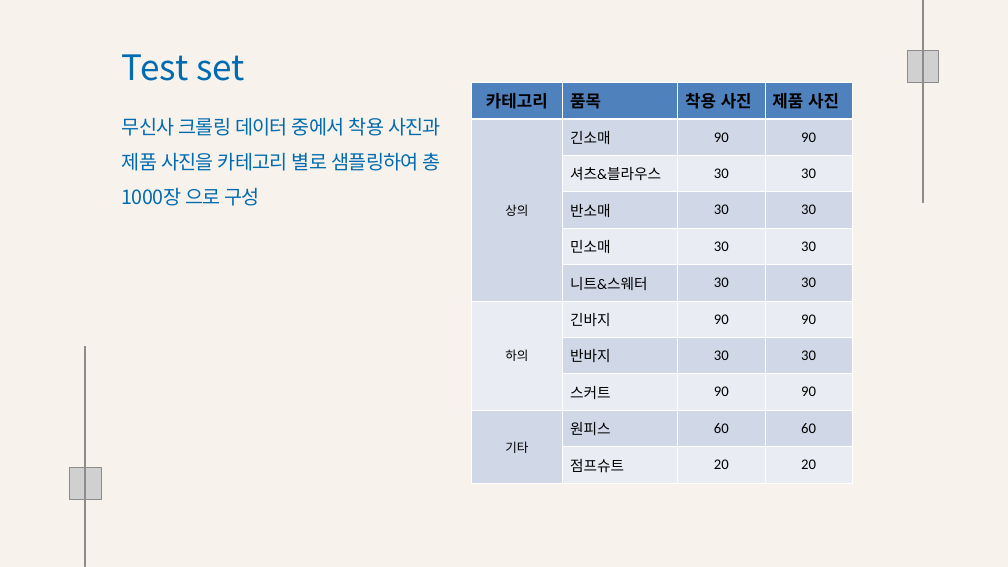
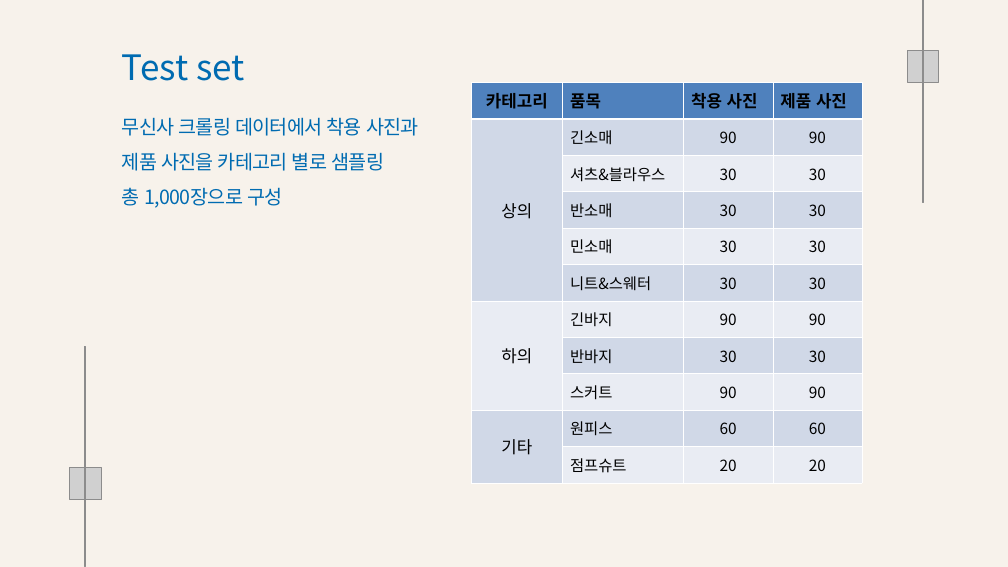
Before and after one commit to Playdata-G-DA35/DA35-final-team2-Item_Classification_RPA, a slide deck: slide 17 of documents/Clothes Detection 모델 결과 보고서.pptx. Drawn at 1008x567 pixels with LibreOffice and Linux fonts; fonts in the diff are those of the drawing; grey boxes stand for pictures; background and template pictures are left out. Boxes give left, top, right and bottom in pixels: in the first picture for what was removed or moved away, otherwise in the second. Text is boxed around its words. In the diff, an @@ line names an element or a change of style, - is before the commit and + after.

```diff
--- a/documents/Clothes Detection 모델 결과 보고서.pptx
+++ b/documents/Clothes Detection 모델 결과 보고서.pptx
@@ table at (471, 83, 862, 483) @@
@@ font Calibri to Noto Sans CJK KR @@
@@ size 18 to 24 pt in "상의", "하의", "기타" @@
@@ size 21 to 22 pt in "긴소매", "90", "90", "셔츠&블라우스" and 26 more places @@
@@ table: place and size @@
-table at (471, 83, 852, 483)
+table at (471, 83, 862, 483)
@@ text at (122, 117, 419, 208): text changed @@
-무신사 크롤링 데이터 중에서 착용 사진과 제품 사진을 카테고리 별로 샘플링하여 총 1000장 으로 구성
+무신사 크롤링 데이터에서 착용 사진과 제품 사진을 카테고리 별로 샘플링
+총 1,000장으로 구성
```
Also in this commit, not shown: 17 other slides changed, 1 slide removed, 7 other files.
